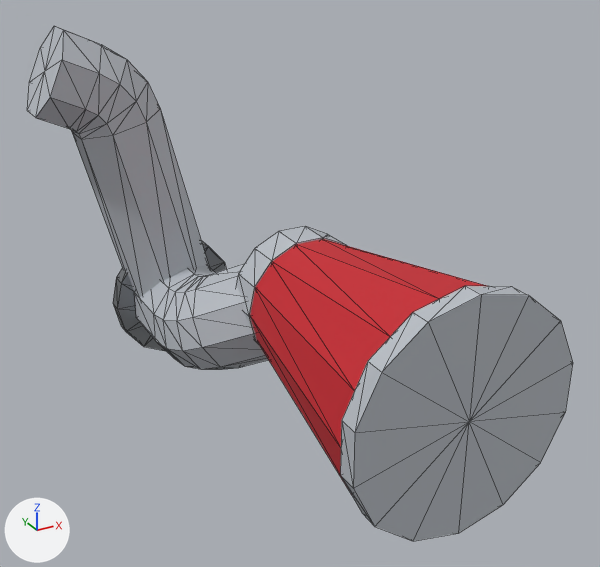
What one commit did to the glTF model assets/parts/intake/intake_filter_street/hana_roadster.glb.
Rendered twice from a 50 mm camera at (-0.122, -0.569, 0.092) aimed at (0.109, -0.149, -0.118). The axes (+X, +Y, +Z) are drawn at lower left. The lights are the same throughout. The first picture is the older version. Mesh edges are drawn as thin lines. Where no turn or scale is listed for an object, it has been applied to the vertices. Vertices at exactly the same position are counted once.

Objects in the first picture: 'model'.
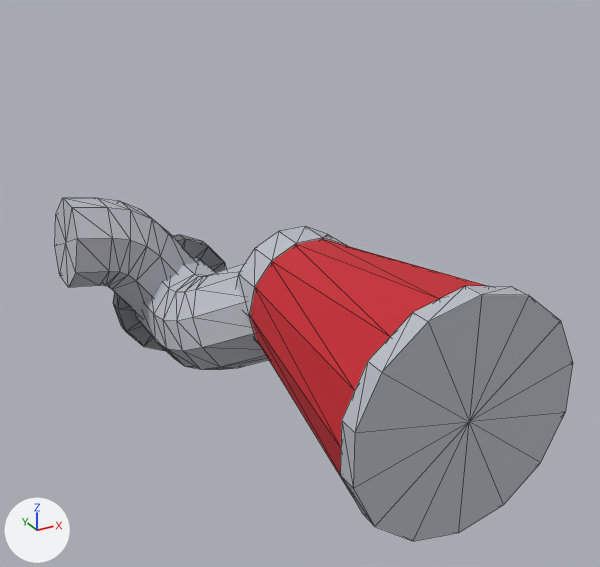
The newer file is also turned or shifted as a whole; pictures and numbers use the older file's frame.

Where the change shows, as pixel boxes [x1, y1, x2, y2] in the pictures (600 x 567 px; the box of a moved part takes in the faces that stretch with it):
'model', reshaped (33% shorter): before [27, 26, 573, 541]; after [55, 198, 573, 541]
part 1 of me_model, moved or reshaped: before [27, 26, 210, 298]; after [55, 198, 197, 316]
part 2 of me_model, shading changed: before [82, 142, 154, 336]; after [142, 303, 154, 336]

What changed in the scene script:
```text
Change me_model:
    used by ob_model
    remove me_model.from_pydata(...)  # 282 vertices, 552 faces; spans x -0.106..0.106, y -0.161..0.161, z -0.127..0.127
    add me_model.from_pydata(...)  # 282 vertices, 552 faces; spans x -0.098..0.106, y -0.161..0.161, z -0.127..0.026
    me_model part 1: 49 of 282 vertices moved; they spanned x -0.106..0.015, y 0.102..0.161, z -0.088..0.127 and now span x -0.098..0.01, y 0.102..0.161, z -0.098..0.009; mean shift (0.002, 0.0, -0.093); largest move (-0.106, 0.119, 0.073) -> (-0.098, 0.119, -0.05)
    me_model part 2: 10 of the faces centred in x -0.054..0.005, y 0.102..0.151, z -0.085..-0.04 are now shaded flat
```
